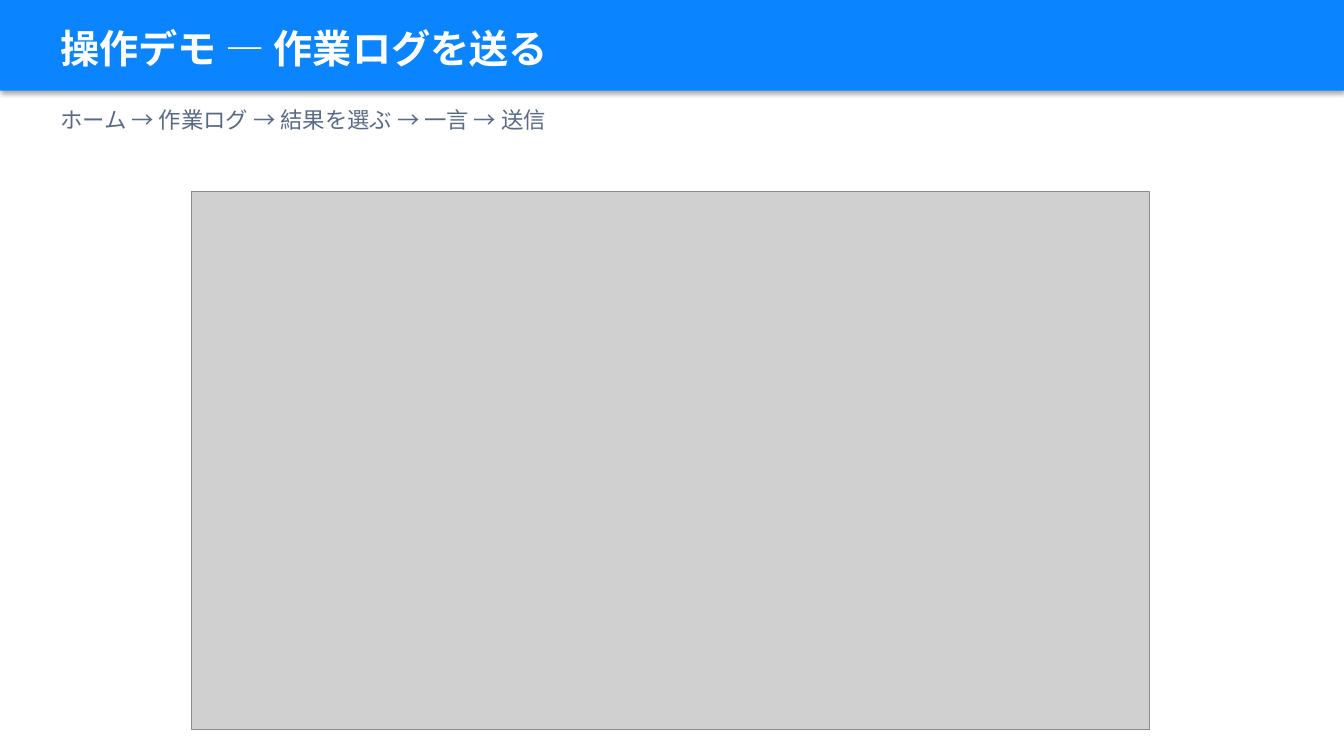
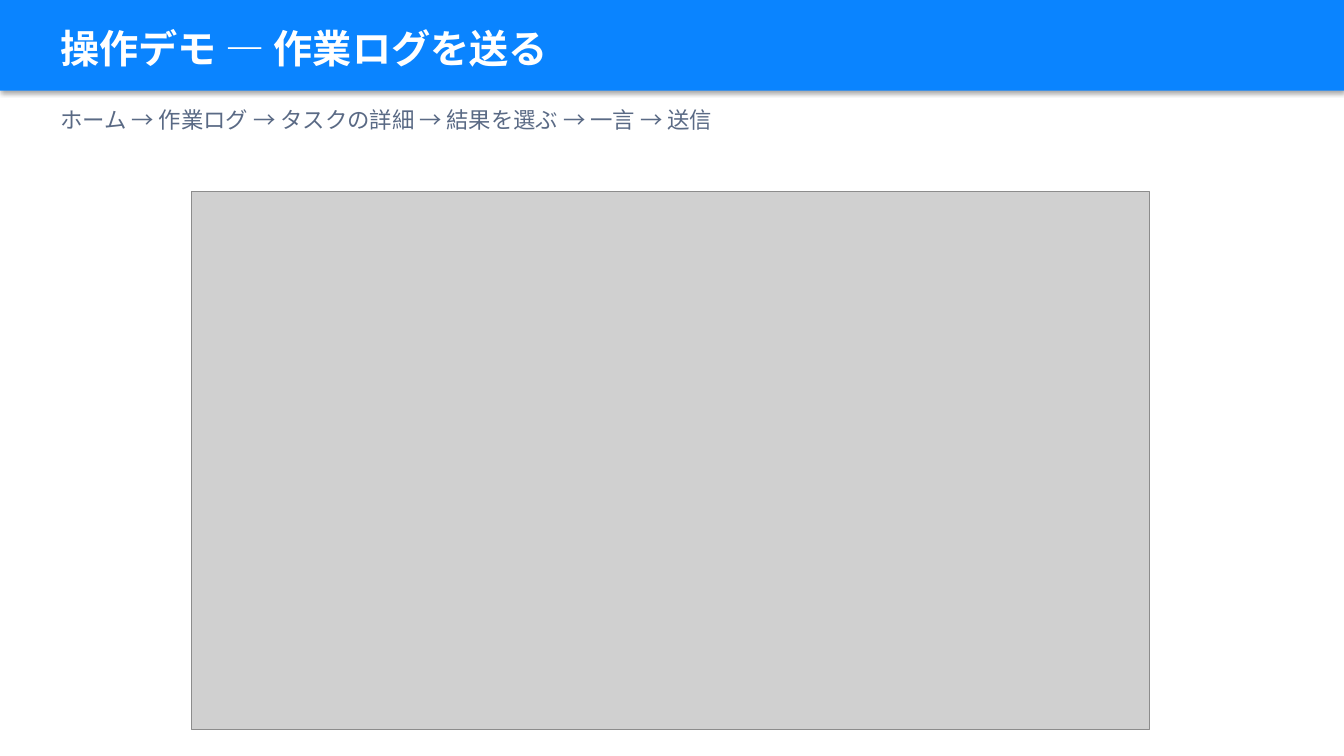
Before and after one commit to takky416-byte/sotsuken_pj_management, a slide deck: slide 34 of docs/manual/卒研PJ管理_説明資料_学生編.pptx. Drawn at 1344x756 pixels with LibreOffice and Linux fonts; fonts in the diff are those of the drawing; grey boxes stand for pictures. Boxes give left, top, right and bottom in pixels: in the first picture for what was removed or moved away, otherwise in the second. Text is boxed around its words. In the diff, an @@ line names an element or a change of style, - is before the commit and + after.

```diff
--- a/docs/manual/卒研PJ管理_説明資料_学生編.pptx
+++ b/docs/manual/卒研PJ管理_説明資料_学生編.pptx
@@ text at bbox=[60, 109, 712, 130]: text changed @@
-ホーム → 作業ログ → 結果を選ぶ → 一言 → 送信
+ホーム → 作業ログ → タスクの詳細 → 結果を選ぶ → 一言 → 送信
```
Also in this commit, not shown: 6 other slides changed, 7 other files.
